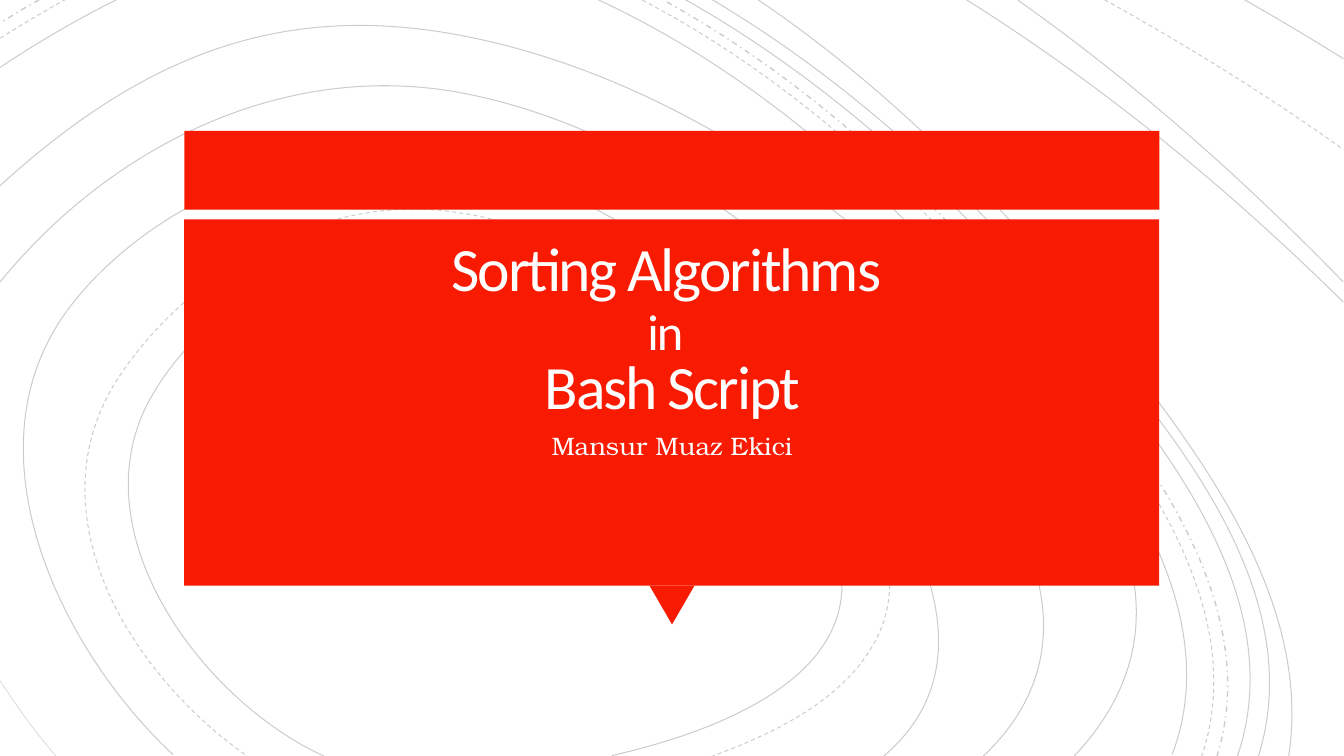
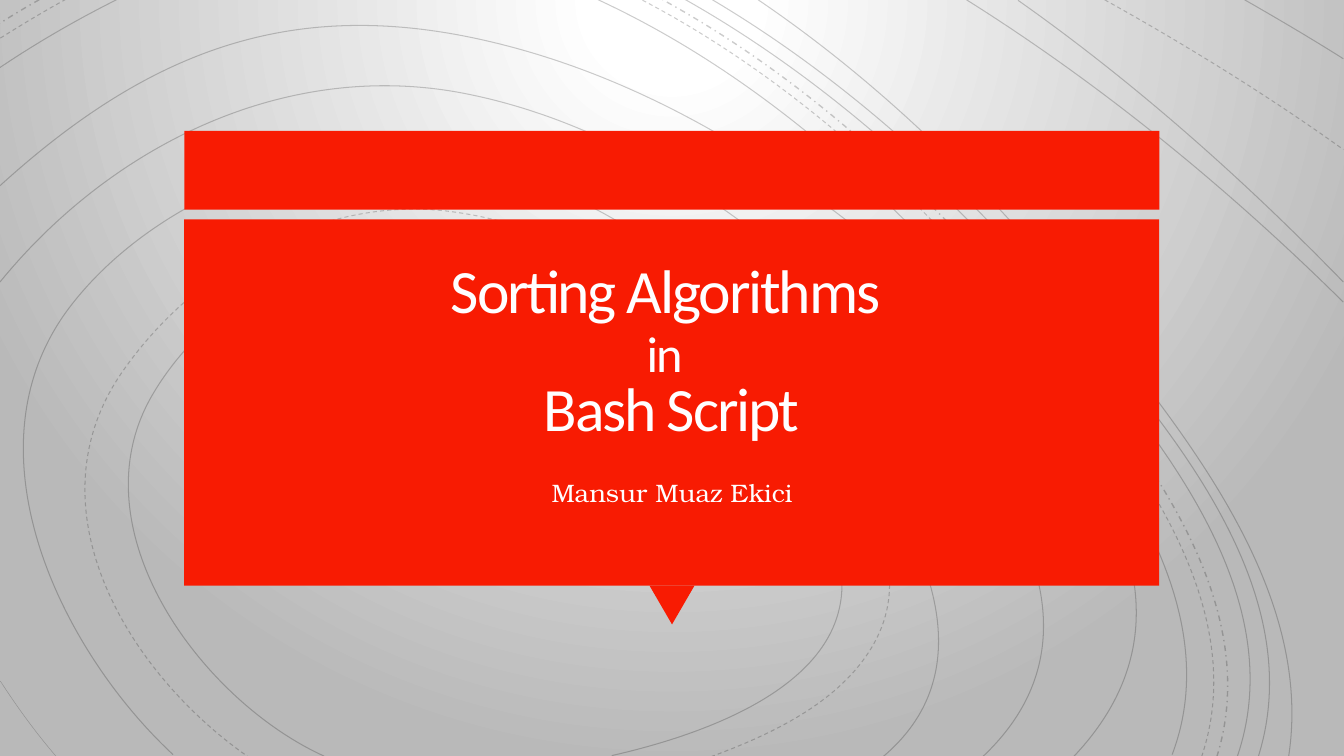
Before and after one commit to buddy-israel/Sorting-Algorithms-in-Bash-Script, a slide deck: slide 1 of Project_Presentation.pptx. Drawn at 1344x756 pixels with LibreOffice and Linux fonts; fonts in the diff are those of the drawing. Boxes give left, top, right and bottom in pixels: in the first picture for what was removed or moved away, otherwise in the second. Text is boxed around its words. In the diff, an @@ line names an element or a change of style, - is before the commit and + after.

```diff
--- a/Project_Presentation.pptx
+++ b/Project_Presentation.pptx
@@ background #FFFFFF to gradient #FFFFFF to #B9B9B9 @@
@@ title "Sorting Algorithms in Bash Script" moved from (x1=452, y1=248, x2=881, y2=419) to (x1=451, y1=270, x2=880, y2=441) @@
@@ subtitle "Mansur Muaz Ekici" moved from (x1=552, y1=437, x2=792, y2=456) to (x1=552, y1=484, x2=792, y2=503) @@
```
Also in this commit, not shown: 22 slides added, 30 other files.
